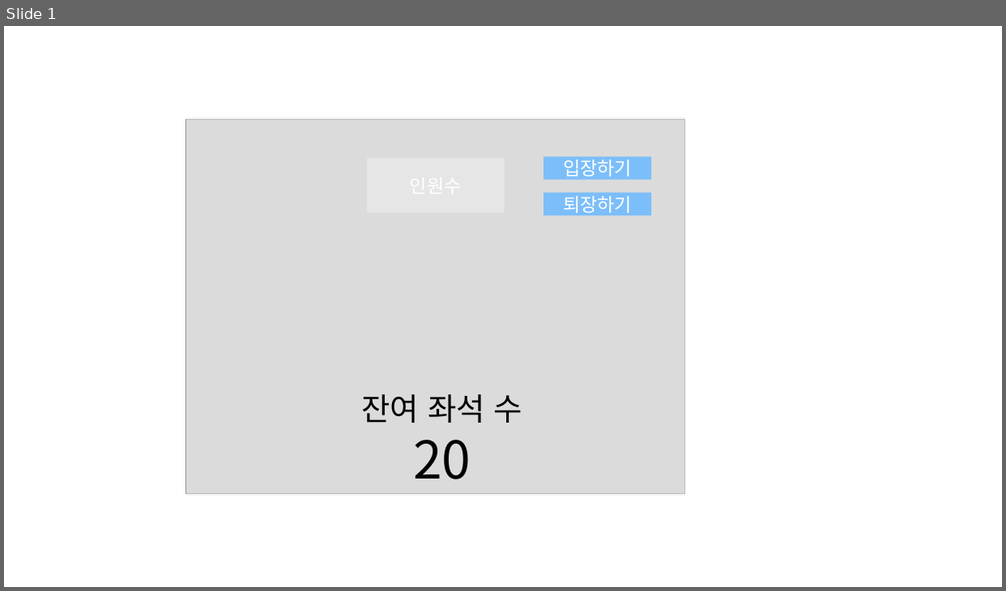
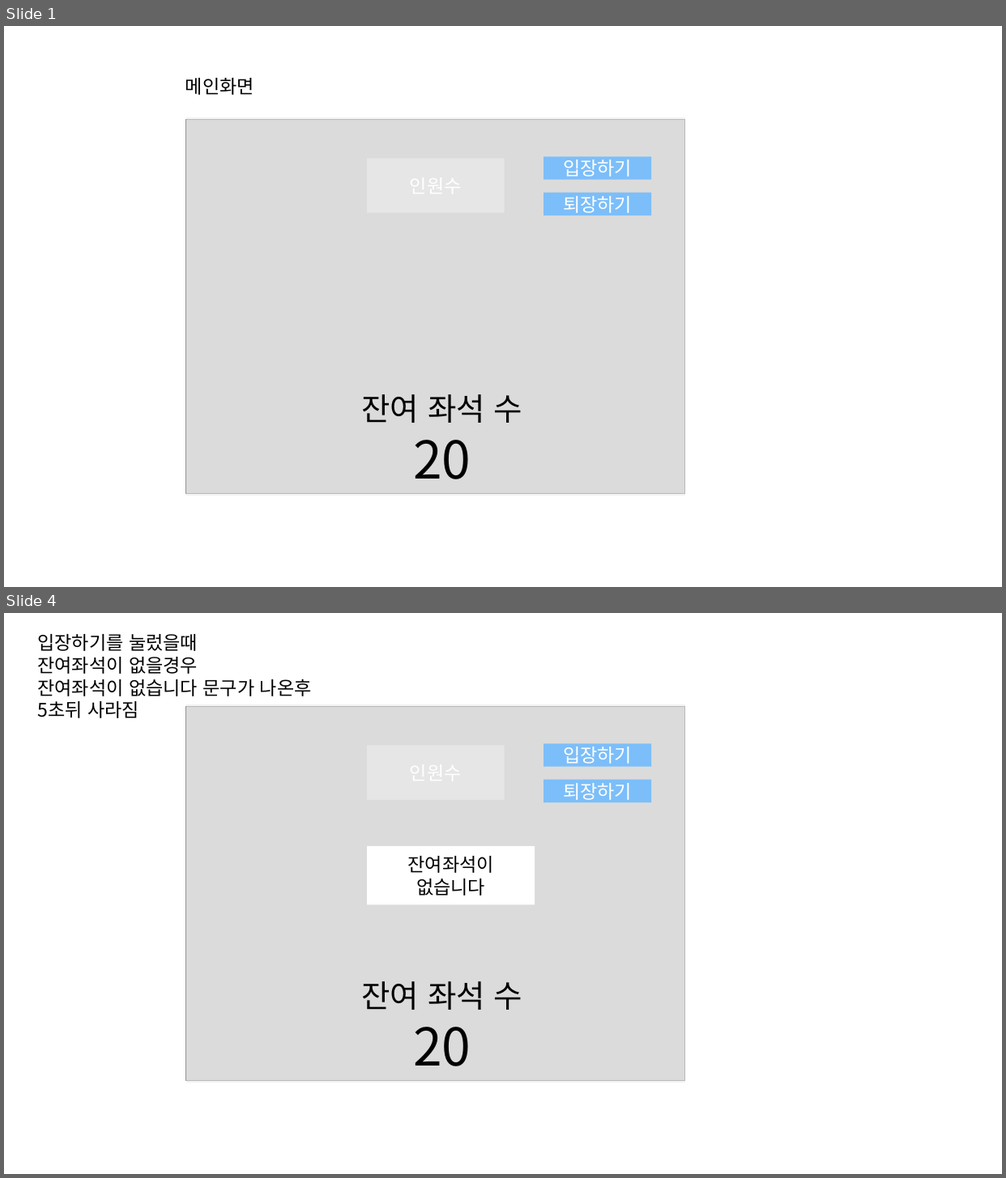
Before and after one commit to JeonSangHoon0711/2023.01.winter, a slide deck: 2023.01.겨울방학.pptx. Shown one above the other, each under a label of ours: slide 1 before the commit, slides 1 and 4 after it; the slides between them are not shown. The pictures are 1006x591 and 1006x1178 pixels, drawn with LibreOffice and Linux fonts; fonts in the diff are those of the drawing; grey boxes stand for pictures. Boxes give left, top, right and bottom in pixels: in the first picture for what was removed or moved away, otherwise in the second. Text is boxed around its words. In the diff, an @@ line names an element or a change of style, - is before the commit and + after.

```diff
--- a/2023.01.겨울방학.pptx
+++ b/2023.01.겨울방학.pptx
@@ slide 4 added at [4,613,1002,1174], background #FFFFFF @@
@@ text added at [37,634,312,718], 18 pt, text #000000 @@
+입장하기를 눌렀을때
+잔여좌석이 없을경우
+잔여좌석이 없습니다 문구가 나온후
+5초뒤 사라짐
@@ picture added at [186,707,685,1081] @@
@@ rectangle added at [186,705,685,1083], fill #E7E6E6 at 50% opacity @@
@@ rectangle added at [367,746,504,800], fill #E7E6E6 @@
@@ rectangle added at [543,744,651,767], fill #7CBEF9, 18 pt, text #FFFFFF @@
+입장하기
@@ rectangle added at [543,780,651,803], fill #7CBEF9, 18 pt, text #FFFFFF @@
+퇴장하기
@@ rectangle added at [367,846,535,905], fill #FFFFFF, 18 pt, text #000000 @@
+잔여좌석이
+없습니다
@@ text added at [362,982,522,1067], 30 pt, text #000000 @@
+잔여 좌석 수
+20
@@ slide 1 changed as well @@
@@ text added at [185,78,254,95], 18 pt, text #000000 @@
+메인화면
```
Also in this commit, not shown: 2 other slides added.
